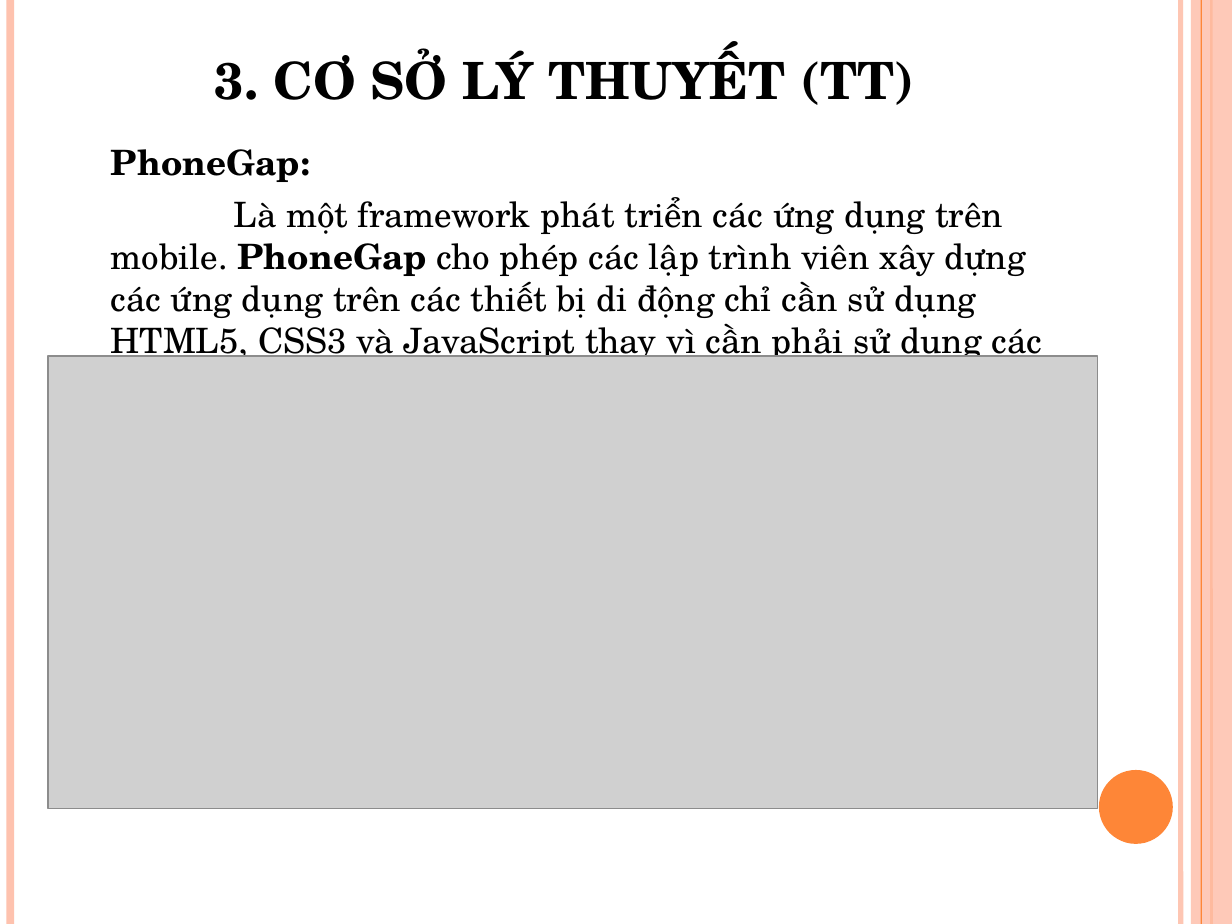
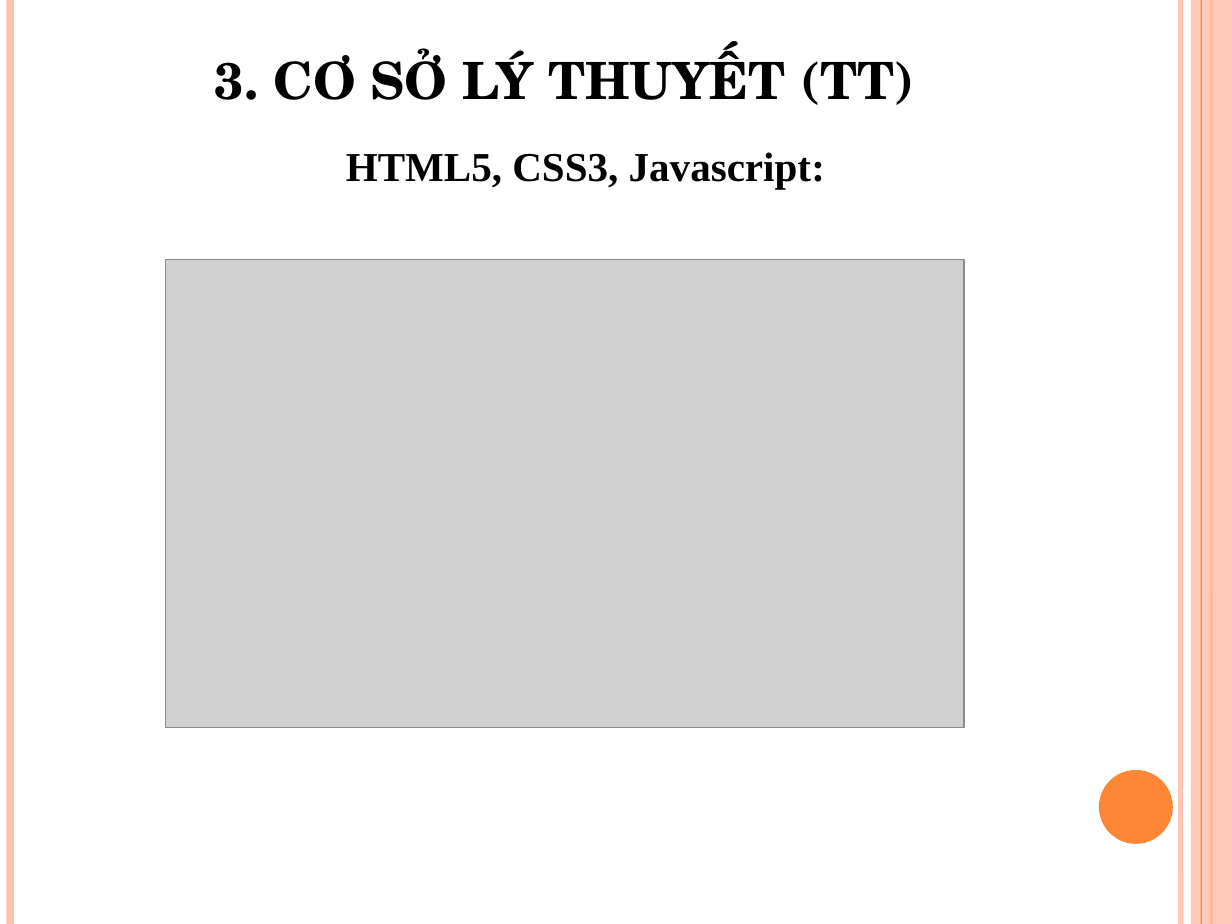
Before and after one commit to hoangducthien/baotri, a slide deck: slide 6 of slide_luanvan.pptx. Drawn at 1232x924 pixels with LibreOffice and Linux fonts; fonts in the diff are those of the drawing; grey boxes stand for pictures. Boxes give left, top, right and bottom in pixels: in the first picture for what was removed or moved away, otherwise in the second. Text is boxed around its words. In the diff, an @@ line names an element or a change of style, - is before the commit and + after.

```diff
--- a/slide_luanvan.pptx
+++ b/slide_luanvan.pptx
@@ text at [346,152,825,189]: text changed; size 20.4 to 24 pt; font TeX Gyre Schola to Times New Roman; bold on @@
-PhoneGap:
-Là một framework phát triển các ứng dụng trên mobile. PhoneGap cho phép các lập trình viên xây dựng các ứng dụng trên các thiết bị di động chỉ cần sử dụng HTML5, CSS3 và JavaScript thay vì cần phải sử dụng các ngôn ngữ riêng biệt cho từng platforms riêng biệt.
+HTML5, CSS3, Javascript:
@@ picture: place and size @@
-picture at [48,356,1098,808]
+picture at [165,259,963,727]
```
Also in this commit, not shown: 5 other slides changed, 2 slides added, 3 slides removed, 8 other files.
